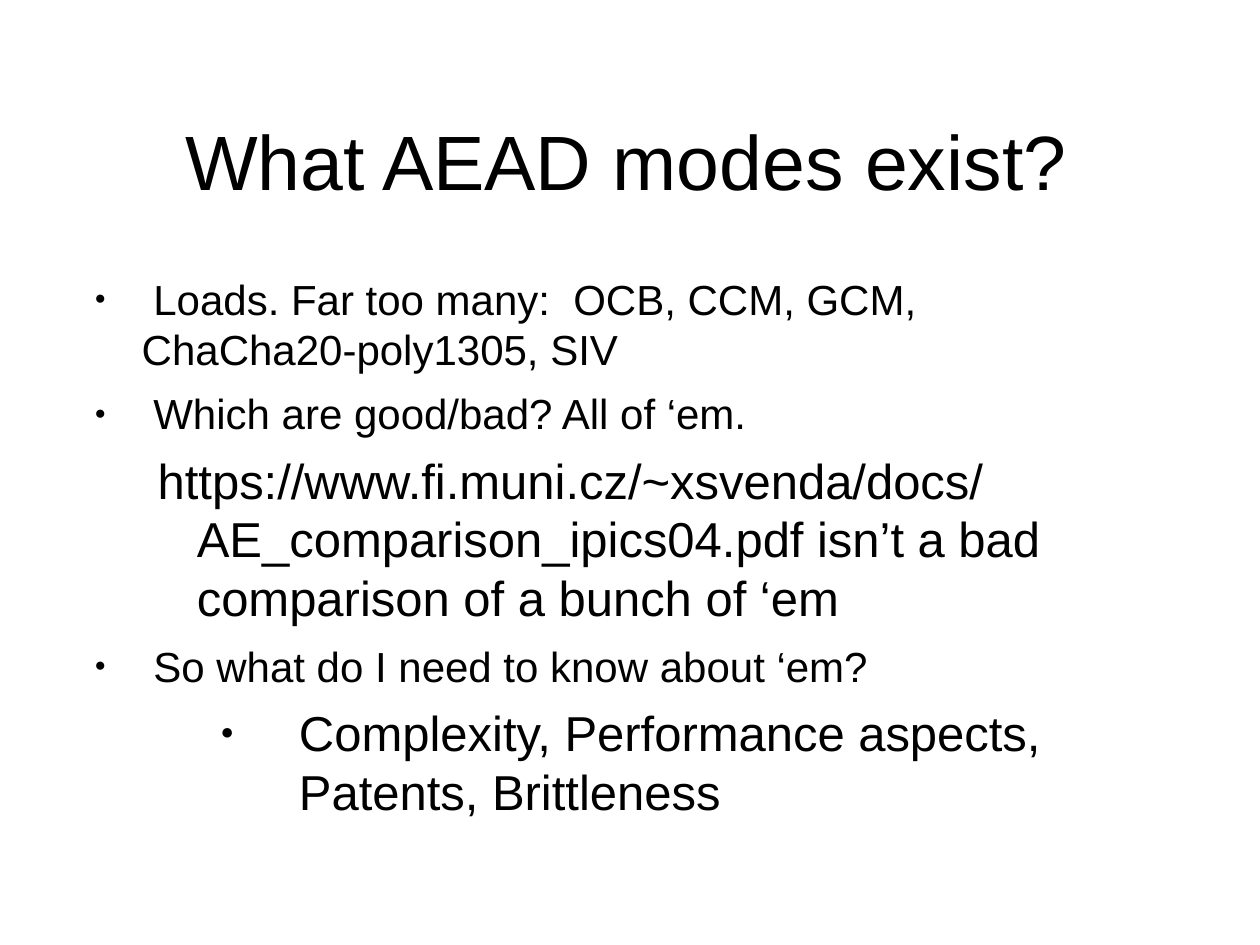
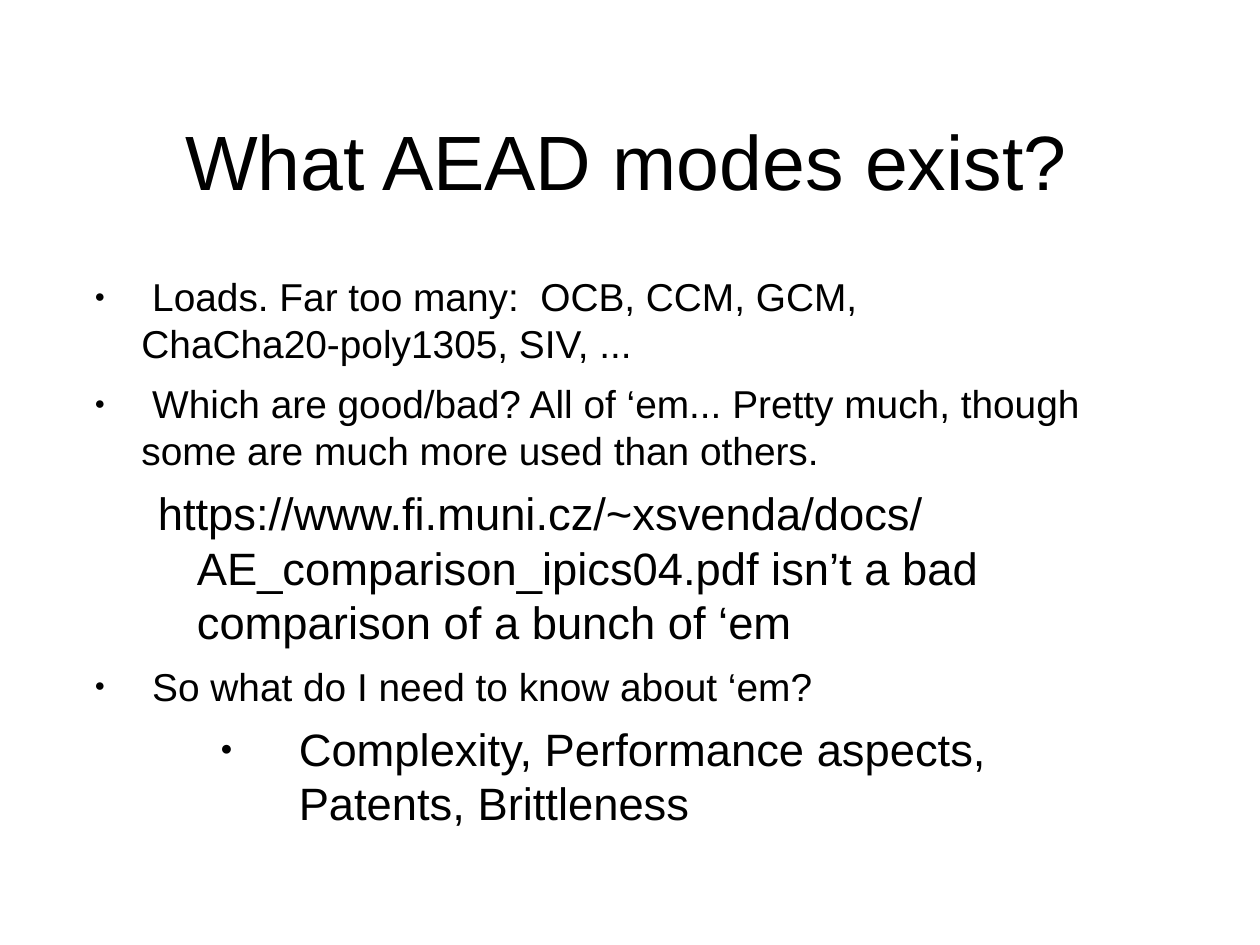
Before and after one commit to sftcd/cs7053, a slide deck: slide 67 of 2016lectures/03-crypto.ppt. Drawn at 1260x945 pixels with LibreOffice and Linux fonts; fonts in the diff are those of the drawing. Boxes give left, top, right and bottom in pixels: in the first picture for what was removed or moved away, otherwise in the second. Text is boxed around its words. In the diff, an @@ line names an element or a change of style, - is before the commit and + after.

```diff
--- a/2016lectures/03-crypto.ppt
+++ b/2016lectures/03-crypto.ppt
@@ text at [141,283,1080,466]: text changed; size 24 to 22.2 pt @@
-● Loads. Far too many: OCB, CCM, GCM,
-  ChaCha20-poly1305, SIV
-● Which are good/bad? All of ‘em.
+● Loads. Far too many: OCB, CCM, GCM,
+  ChaCha20-poly1305, SIV, ...
+● Which are good/bad? All of ‘em... Pretty much, though some are much more used than others.
@@ text at [152,497,986,826]: size 28 to 25.9 pt in "https://www.fi.muni.cz/~xsvenda/docs/AE_comparison_ipics04.p ...", "Complexity, Performance aspects, Patents, Brittleness"; size 24 to 22.2 pt in "So what do I need to know ..."; indent changed @@
```
Also in this commit, not shown: 68 other slides changed, 1 other file.
